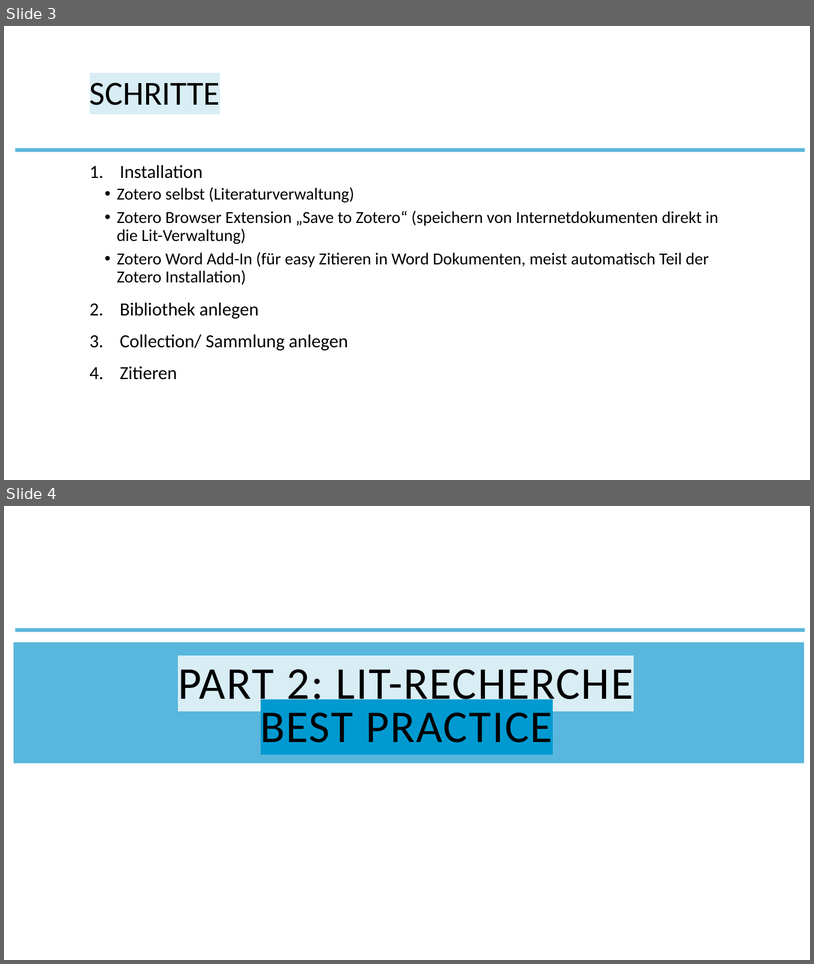
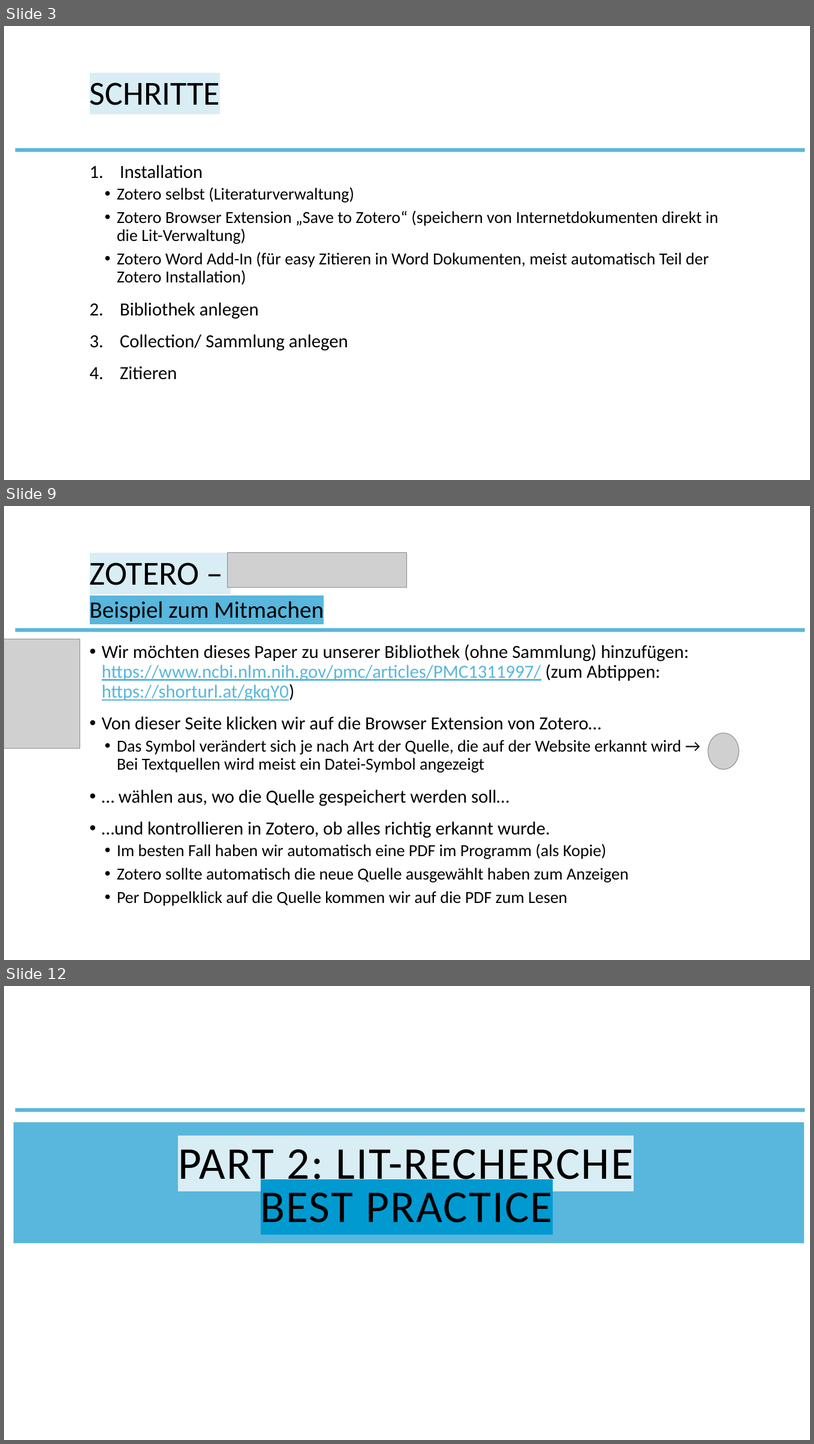
Before and after one commit to the-tave/stats-picker, a slide deck: How_to_Zotero.pptx. Shown one above the other, each under a label of ours: slides 3 and 4 before the commit, slides 3, 9 and 12 after it; the slides between them are not shown. The pictures are 814x964 and 814x1444 pixels, drawn with LibreOffice and Linux fonts; fonts in the diff are those of the drawing; grey boxes stand for pictures; background and template pictures are left out. Boxes give left, top, right and bottom in pixels: in the first picture for what was removed or moved away, otherwise in the second. Text is boxed around its words. In the diff, an @@ line names an element or a change of style, - is before the commit and + after.

```diff
--- a/How_to_Zotero.pptx
+++ b/How_to_Zotero.pptx
@@ slide 9 added at [4,506,810,960], background #FFFFFF; not listed: 1 template element that a slide beside it also shows @@
@@ picture added at [228,553,408,588] @@
@@ title added at [90,562,200,585], 40 pt, text #000000 @@
+ZOTERO –
@@ text added at [90,601,324,622], 28 pt, text #000000 @@
+Beispiel zum Mitmachen
@@ picture added at [4,639,80,748] @@
@@ text added at [102,644,689,906], 22 pt, text #000000 @@
+• Wir möchten dieses Paper zu unserer Bibliothek (ohne Sammlung) hinzufügen: https://www.ncbi.nlm.nih.gov/pmc/articles/PMC1311997/ (zum Abtippen: https://shorturl.at/gkqY0)
+• Von dieser Seite klicken wir auf die Browser Extension von Zotero…
+  • Das Symbol verändert sich je nach Art der Quelle, die auf der Website erkannt wird → Bei Textquellen wird meist ein Datei-Symbol angezeigt
+• … wählen aus, wo die Quelle gespeichert werden soll…
+• …und kontrollieren in Zotero, ob alles richtig erkannt wurde.
+  • Im besten Fall haben wir automatisch eine PDF im Programm (als Kopie)
+  • Zotero sollte automatisch die neue Quelle ausgewählt haben zum Anzeigen
+  • Per Doppelklick auf die Quelle kommen wir auf die PDF zum Lesen
@@ picture added at [709,733,740,769] @@
@@ what was slide 4 is now slide 12 @@
```
Also in this commit, not shown: 11 other slides added, 1 slide removed, 15 other files.
